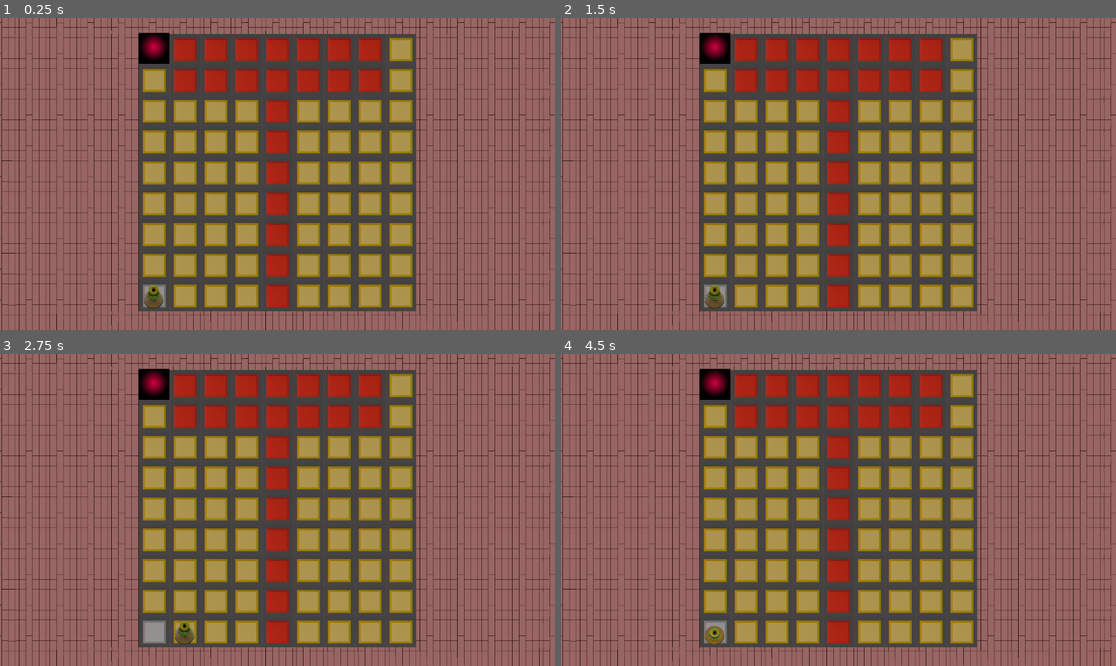
Above: before the commit, frames 1-4 (two rows, left to right).
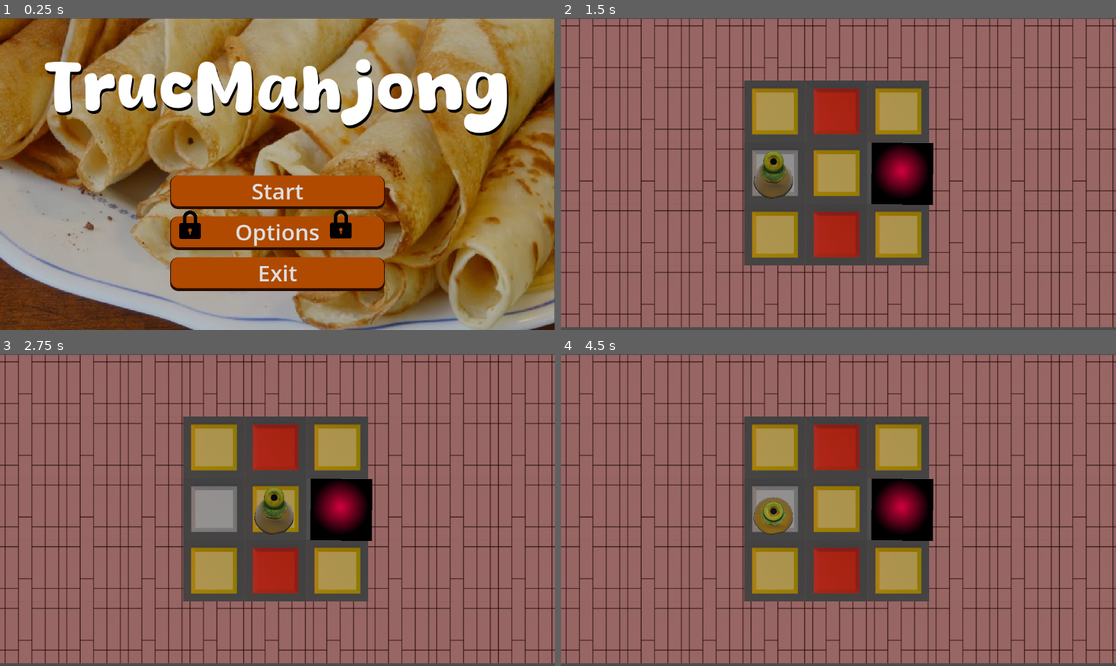
Above: after the commit, the same moments.

Repository: Crizomb/TrucMhajong
Game: Godot game, scene res://scenes/menus/main_menu.tscn
The game is run twice, just before and just after one commit, with the same random seed, the same clock (stepped at 60 frames per second) and the same inputs. Before the commit the project starts from res://scenes/Niveaux/niveau11.tscn.
Inputs (mouse positions are in pixels of both pictures, inside the frame that each line leads up to):
- Up to frame 1 (0.25 s): no input
- Up to frame 2 (1.5 s): click (838, 192) at 0.5 s, where only the run after the commit has a clickable "Start"; click (649, 133) at 1.25 s, where only the run after the commit has a clickable "1"
- Up to frame 3 (2.75 s): tap Enter at 2 s; hold D (Right) from 2.03 s (still down); tap K (MaSuperActionDeTest) at 2.1 s
- Up to frame 4 (4.5 s): tap R (Restart) at 2.75, 3.5, 4.25 s; release D (Right) at 2.78 s; hold S (Down) 2.78-3.53 s; tap Shift (ToggleCrouch) at 2.85, 4.35 s; hold D (Right) 3.53-4.28 s; tap K (MaSuperActionDeTest) at 3.6 s; hold W (Up) from 4.28 s (still down)

The runs differ from the first frame. In frame 1, 97% of the frame differs, in the area x 0-100%, y 0-100%; in frame 2, 54%; in frame 3, 54%; in frame 4, 54%.

Commit message:
Scène principale

Diff:
--- a/project.godot
+++ b/project.godot
@@ -11,7 +11,7 @@
 [application]
 
 config/name="MahjongTruc"
-run/main_scene="uid://cgt6mpn324ov2"
+run/main_scene="uid://b7hnubkfb05sj"
 config/features=PackedStringArray("4.7")
 config/icon="res://icon.svg"
 
